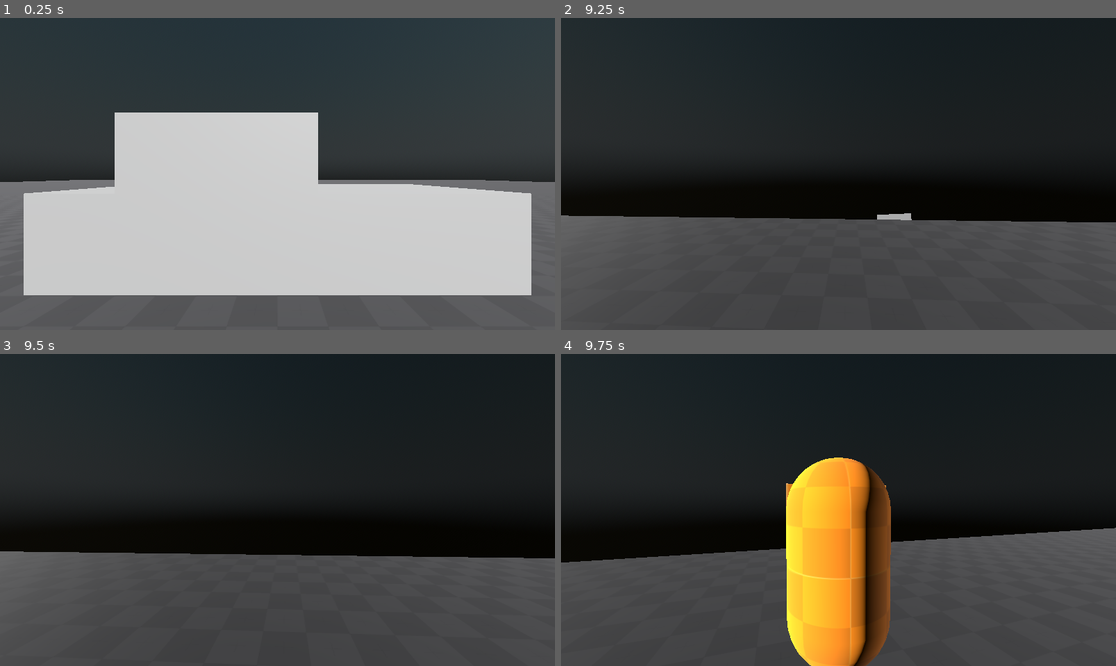
Above: before the commit, frames 1-4 (two rows, left to right).
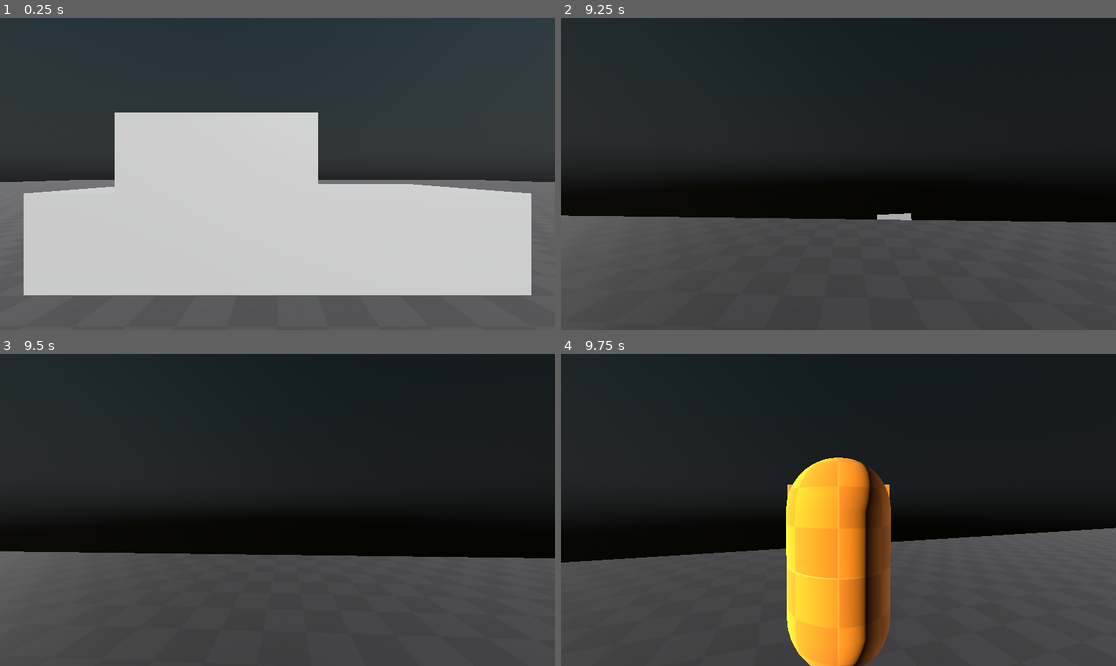
Above: after the commit, the same moments.

Repository: FroggLeo/driving-game
Game: Godot game, scene res://world.tscn
The game is run twice, just before and just after one commit, with the same random seed, the same clock (stepped at 60 frames per second) and the same inputs.
Inputs (mouse positions are in pixels of both pictures, inside the frame that each line leads up to):
- Up to frame 1 (0.25 s): no input
- Up to frame 2 (9.25 s): tap Enter at 0.5, 2.75, 5 s; move the mouse to (866, 174) at 0.52 s; hold Shift (crouch) 0.53-1.28 s; hold W (move_forward) 0.53-5.78 s; move the mouse to (810, 174) at 1.27 s; tap E (interact) at 1.35, 6.6 s; tap Space (brake) at 2, 4.25, 5.75 s; move the mouse to (849, 167) at 2.02 s; hold Right mouse button (move_camera) 2.03-2.78 s; move the mouse to (832, 180) at 2.77 s; tap Ctrl (sprint) at 2.85 s; move the mouse to (877, 177) at 3.52 s; tap Mouse wheel up (zoom_in) at 3.6, 8.85 s; move the mouse to (794, 170) at 4.27 s; tap Mouse wheel down (zoom_out) at 4.35 s; move the mouse to (844, 174) at 5.02 s; tap Alt at 5.1 s; move the mouse to (816, 167) at 5.77 s; hold D (move_right) 5.78-6.53 s; tap Shift (crouch) at 5.85 s; move the mouse to (866, 174) at 6.52 s; hold W (move_forward) 6.53-8.78 s; move the mouse to (810, 174) at 7.27 s; right-click (810, 174) at 7.35 s; move the mouse to (849, 167) at 8.02 s; hold Ctrl (sprint) 8.03-8.78 s; move the mouse to (832, 180) at 8.77 s; hold A (move_left) from 8.78 s (still down)
- Up to frame 3 (9.5 s): keep holding A (move_left)
- Up to frame 4 (9.75 s): move the mouse to (877, 513) at 9.52 s; release A (move_left) at 9.53 s; hold W (move_forward) from 9.53 s (still down); tap Mouse wheel down (zoom_out) at 9.6 s

Frames 1-3 are identical in both runs. In frame 4, 0.4% of the frame differs, in the area x 40-60%, y 35-100%.
Error in both runs: Invalid access to property or key 'first_person' on a base object of type 'CharacterBody3D (player.gd)'. (res://player/third_person_spring.gd:25)

Commit message:
fix player mesh not rotating in 1st person

Diff:
--- a/godot_project/player/player.gd
+++ b/godot_project/player/player.gd
@@ -84,6 +84,8 @@
 		fcam.rotation_degrees.x -= event.relative.y * sensitivity
 		# limits for vertical rotation
 		fcam.rotation_degrees.x = clamp(fcam.rotation_degrees.x, -80, 80)
+		# match up mesh rotation
+		player_mesh.global_rotation.y = fcam.global_rotation.y
 
 # Called every frame. 'delta' is the elapsed time since the previous frame.
 func _process(delta: float) -> void:
@@ -180,6 +182,7 @@
 func set_fcam(rot: Vector3 = fcam.global_rotation):
 	cam_mode = CamMode.FIRST
 	fcam.global_rotation = rot
+	player_mesh.global_rotation.y = rot.y
 	Input.set_mouse_mode(Input.MOUSE_MODE_CAPTURED)
 	fcam.make_current()
 
